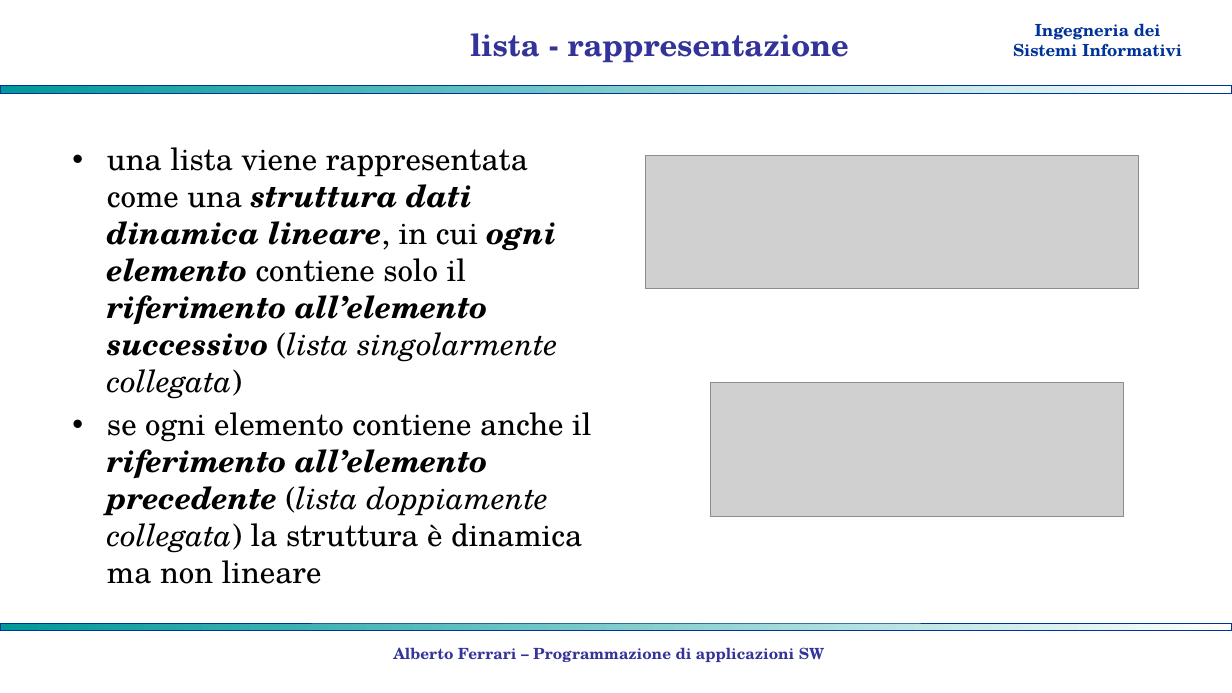
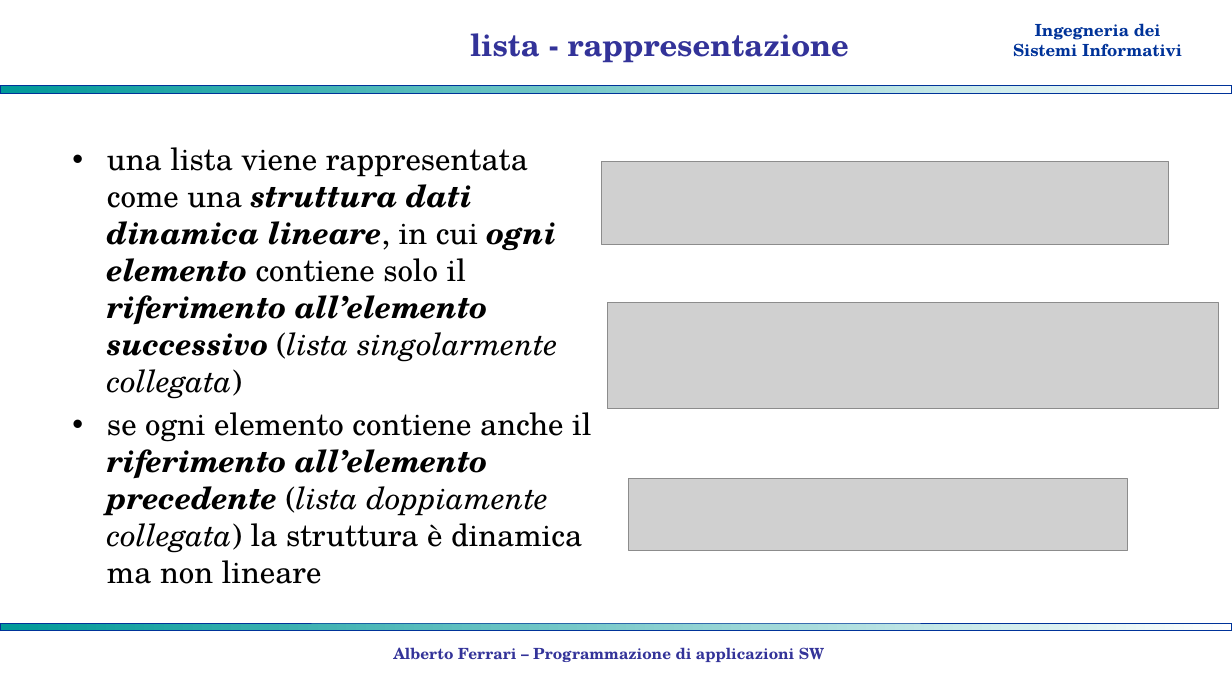
Before and after one commit to albertoferrari/pasw, a slide deck: slide 5 of lezioni/PASW06 - strutture lineari.pptx. Drawn at 1232x693 pixels with LibreOffice and Linux fonts; fonts in the diff are those of the drawing; grey boxes stand for pictures; background and template pictures are left out. Boxes give left, top, right and bottom in pixels: in the first picture for what was removed or moved away, otherwise in the second. Text is boxed around its words. In the diff, an @@ line names an element or a change of style, - is before the commit and + after.

```diff
--- a/lezioni/PASW06 - strutture lineari.pptx
+++ b/lezioni/PASW06 - strutture lineari.pptx
@@ picture resized from (x1=645, y1=155, x2=1139, y2=288) to (x1=602, y1=162, x2=1169, y2=245) @@
@@ picture added at (x1=607, y1=303, x2=1218, y2=409) @@
@@ picture removed at (x1=711, y1=383, x2=1124, y2=516) @@
@@ picture added at (x1=628, y1=478, x2=1128, y2=550) @@
```
Also in this commit, not shown: 7 other slides changed, 3 slides added, 1 other file.
